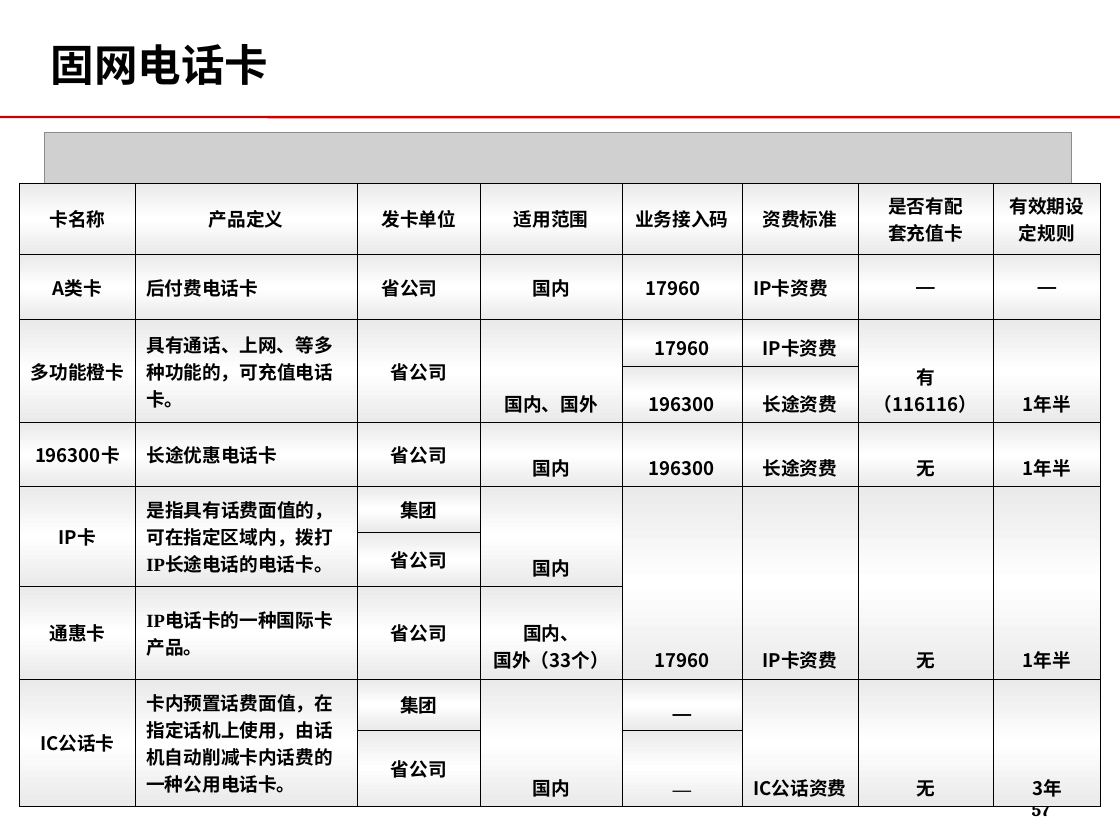
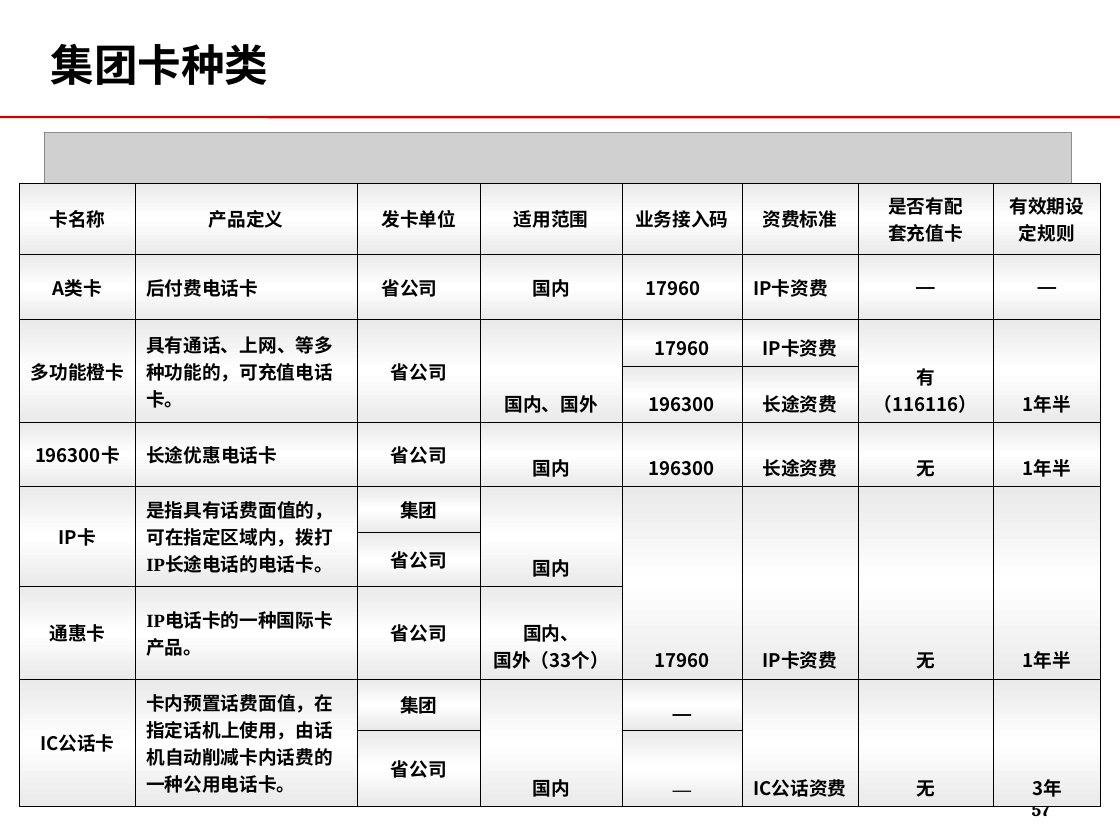
Before and after one commit to momo1101/unicardsrch, a slide deck: slide 57 of 软课题文本/软课题-中国联通电信卡业务及策略研究.ppt. Drawn at 1120x840 pixels with LibreOffice and Linux fonts; fonts in the diff are those of the drawing; grey boxes stand for pictures; background and template pictures are left out. Boxes give left, top, right and bottom in pixels: in the first picture for what was removed or moved away, otherwise in the second. Text is boxed around its words. In the diff, an @@ line names an element or a change of style, - is before the commit and + after.

Commit message:
参照4.21返回的卡业务运营中心张冰对doc做的修改，修改了ppt 进一步修改了固网卡部分，增加了固网卡整合建议

```diff
--- a/软课题文本/软课题-中国联通电信卡业务及策略研究.ppt
+++ b/软课题文本/软课题-中国联通电信卡业务及策略研究.ppt
@@ title at <box>51,44,269,85</box>: text changed @@
-固网电话卡
+集团卡种类
```
Also in this commit, not shown: 5 other slides changed, 1 slide added.
